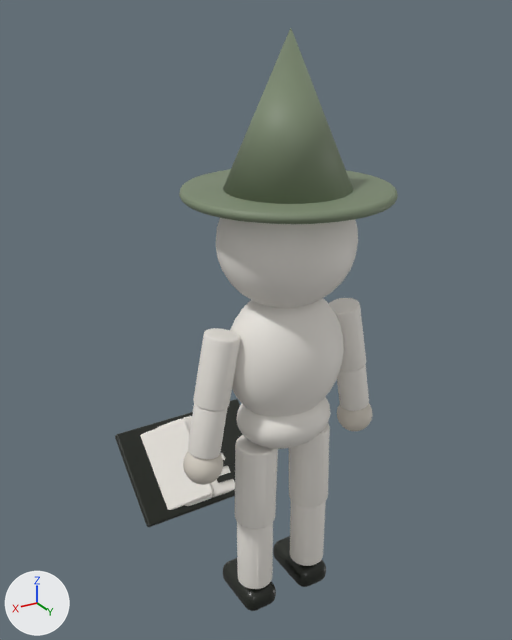
A saved change to the Blender file design/hero_loop.blend.
Camera for both pictures: a 50 mm lens placed at (1.515, 2.284, 2.629), pointed at (-0.062, -0.344, 1.315). The axes (+X, +Y, +Z) are drawn at lower left. The lights are the same throughout. The first picture is the older version.

The scene before the commit, as lines of its bpy script (objects in view):
```python
ob_book_cover = bpy.data.objects.new('Book Cover', me_book_cover)
ob_book_cover.parent = ob_book
ob_book_cover.location = (0.0, 0.0, 0.015)
ob_book_line_l2 = bpy.data.objects.new('Book Line L2', me_book_line_l2_001)
ob_book_line_l2.parent = ob_book_page_l
ob_book_line_l2.location = (-0.13, 0.0, 0.017)
ob_book_line_l3 = bpy.data.objects.new('Book Line L3', me_book_line_l3_001)
ob_book_line_l3.parent = ob_book_page_l
ob_book_line_l3.location = (-0.13, 0.06, 0.017)
ob_book_line_l4 = bpy.data.objects.new('Book Line L4', me_book_line_l4_001)
ob_book_line_l4.parent = ob_book_page_l
ob_book_line_l4.location = (-0.09, 0.12, 0.017)
ob_book_page_l = bpy.data.objects.new('Book Page L', me_book_page_l)
ob_book_page_l.parent = ob_book
ob_book_page_l.location = (0.0, 0.0, 0.04)
ob_book_page_l.rotation_euler = (0.0, -0.209, 0.0)  # degrees (0, -12, 0)
ob_book_page_r = bpy.data.objects.new('Book Page R', me_book_page_r)
ob_book_page_r.parent = ob_book
ob_book_page_r.location = (0.0, 0.0, 0.04)
ob_book_page_r.rotation_euler = (0.0, 0.209, 0.0)  # degrees (0, 12, 0)
ob_bookpage = bpy.data.objects.new('BookPage', me_bookpage)
ob_bookpage.parent = ob_book
ob_bookpage.location = (0.0, 0.0, 0.065)
ob_bookpage.rotation_euler = (0.0, 0.209, 0.0)  # degrees (0, 12, 0)
ob_torso = bpy.data.objects.new('Torso', me_sphere_002)
ob_torso.location = (0.0, 0.0, 0.0)
# also in view: 'Head' at (0.0, 0.0, 1.8); 'Thigh.R' at (-0.145, 0.0, 0.7); 'Shin.R' at (-0.15, 0.0, 0.32); 'Forearm.L' at (0.38, 0.0, 1.05); 'Thigh.L' at (0.145, 0.0, 0.7)
```
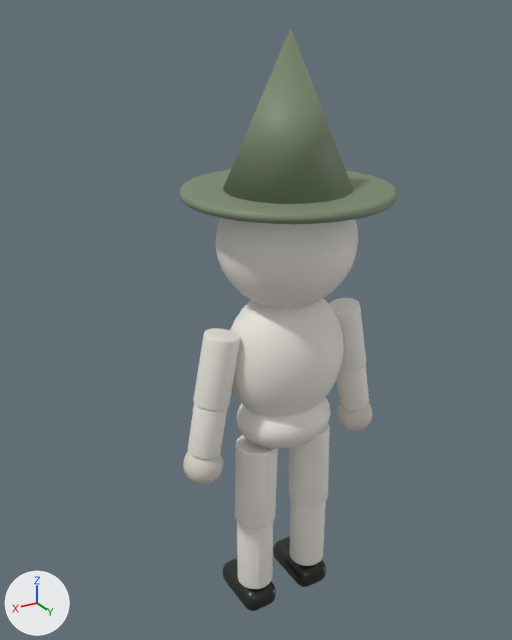
Patch to the scene script:
```diff
--- a/design/hero_loop.blend.py
+++ b/design/hero_loop.blend.py
@@ ob_book_cover @@
-ob_book_cover = bpy.data.objects.new('Book Cover', me_book_cover)
-ob_book_cover.parent = ob_book
-ob_book_cover.location = (0.0, 0.0, 0.015)
-_m = ob_book_cover.modifiers.new('Bevel', 'BEVEL')
-_m.width = 0.008
-_m.width_pct = 0.008
-_m.segments = 2
@@ ob_book_page_l @@
-ob_book_page_l = bpy.data.objects.new('Book Page L', me_book_page_l)
-ob_book_page_l.parent = ob_book
-ob_book_page_l.location = (0.0, 0.0, 0.04)
-ob_book_page_l.rotation_euler = (0.0, -0.209, 0.0)  # degrees (0, -12, 0)
-_m = ob_book_page_l.modifiers.new('Bevel', 'BEVEL')
-_m.width = 0.008
-_m.width_pct = 0.008
-_m.segments = 2
@@ ob_book_page_r @@
-ob_book_page_r = bpy.data.objects.new('Book Page R', me_book_page_r)
-ob_book_page_r.parent = ob_book
-ob_book_page_r.location = (0.0, 0.0, 0.04)
-ob_book_page_r.rotation_euler = (0.0, 0.209, 0.0)  # degrees (0, 12, 0)
-_m = ob_book_page_r.modifiers.new('Bevel', 'BEVEL')
-_m.width = 0.008
-_m.width_pct = 0.008
-_m.segments = 2
@@ ob_bookpage @@
-ob_bookpage = bpy.data.objects.new('BookPage', me_bookpage)
-ob_bookpage.parent = ob_book
-ob_bookpage.location = (0.0, 0.0, 0.065)
-ob_bookpage.rotation_euler = (0.0, 0.209, 0.0)  # degrees (0, 12, 0)
-_m = ob_bookpage.modifiers.new('Bevel', 'BEVEL')
-_m.width = 0.008
-_m.width_pct = 0.008
-_m.segments = 2
@@ ob_book_line_l0 @@
 ob_book_line_l0 = bpy.data.objects.new('Book Line L0', me_book_line_l0_001)
-ob_book_line_l0.parent = ob_book_page_l
 ob_book_line_l0.location = (-0.13, -0.12, 0.017)
@@ ob_book_line_l1 @@
 ob_book_line_l1 = bpy.data.objects.new('Book Line L1', me_book_line_l1_001)
-ob_book_line_l1.parent = ob_book_page_l
 ob_book_line_l1.location = (-0.13, -0.06, 0.017)
@@ ob_book_line_l2 @@
-ob_book_line_l2 = bpy.data.objects.new('Book Line L2', me_book_line_l2_001)
-ob_book_line_l2.parent = ob_book_page_l
-ob_book_line_l2.location = (-0.13, 0.0, 0.017)
@@ ob_book_line_l3 @@
-ob_book_line_l3 = bpy.data.objects.new('Book Line L3', me_book_line_l3_001)
-ob_book_line_l3.parent = ob_book_page_l
-ob_book_line_l3.location = (-0.13, 0.06, 0.017)
@@ ob_book_line_l4 @@
-ob_book_line_l4 = bpy.data.objects.new('Book Line L4', me_book_line_l4_001)
-ob_book_line_l4.parent = ob_book_page_l
-ob_book_line_l4.location = (-0.09, 0.12, 0.017)
@@ ob_book_line_r0 @@
 ob_book_line_r0 = bpy.data.objects.new('Book Line R0', me_book_line_r0_001)
-ob_book_line_r0.parent = ob_book_page_r
 ob_book_line_r0.location = (0.13, -0.12, 0.017)
@@ ob_book_line_r1 @@
 ob_book_line_r1 = bpy.data.objects.new('Book Line R1', me_book_line_r1_001)
-ob_book_line_r1.parent = ob_book_page_r
 ob_book_line_r1.location = (0.13, -0.06, 0.017)
@@ ob_book_line_r2 @@
 ob_book_line_r2 = bpy.data.objects.new('Book Line R2', me_book_line_r2_001)
-ob_book_line_r2.parent = ob_book_page_r
 ob_book_line_r2.location = (0.13, 0.0, 0.017)
@@ ob_book_line_r3 @@
 ob_book_line_r3 = bpy.data.objects.new('Book Line R3', me_book_line_r3_001)
-ob_book_line_r3.parent = ob_book_page_r
 ob_book_line_r3.location = (0.13, 0.06, 0.017)
@@ ob_book_line_r4 @@
 ob_book_line_r4 = bpy.data.objects.new('Book Line R4', me_book_line_r4_001)
-ob_book_line_r4.parent = ob_book_page_r
 ob_book_line_r4.location = (0.09, 0.12, 0.017)
```

Changed parts and their boxes (x1, y1, x2, y2) in the pictures (512 x 640 px):
'Book Cover', deleted (black)
    before: (115, 399, 243, 527)
'BookPage', deleted
    before: (140, 419, 213, 510)
'Book Page L', deleted
    before: (183, 416, 235, 497)
'Book Page R', deleted
    before: (157, 419, 212, 506)
'Book Line L4', deleted
    before: (217, 471, 235, 483)
'Book Line L3', deleted (mostly hidden)
    before: (223, 458, 233, 467)
'Book Line L2', deleted (mostly hidden)
    before: (220, 445, 228, 453)
